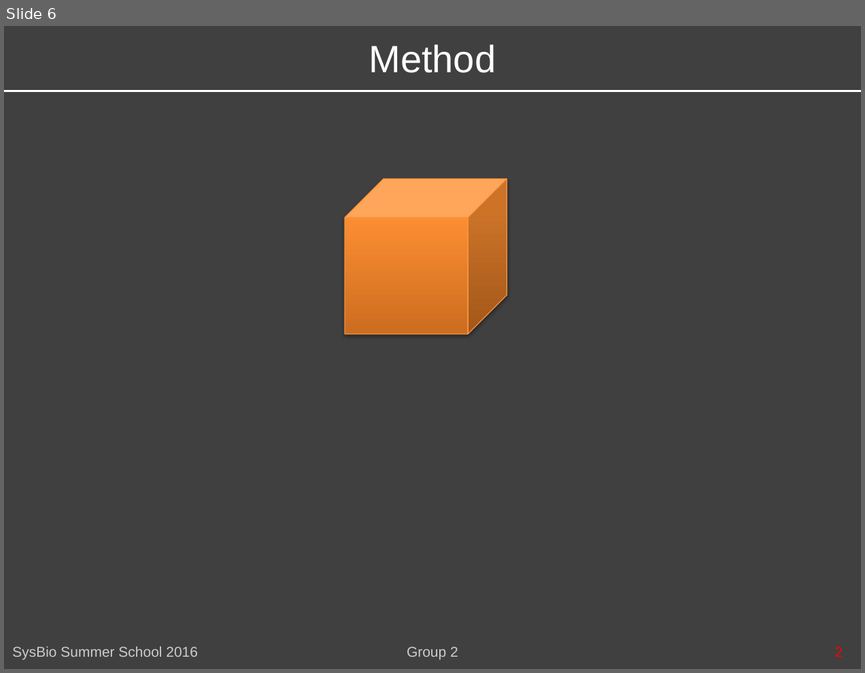
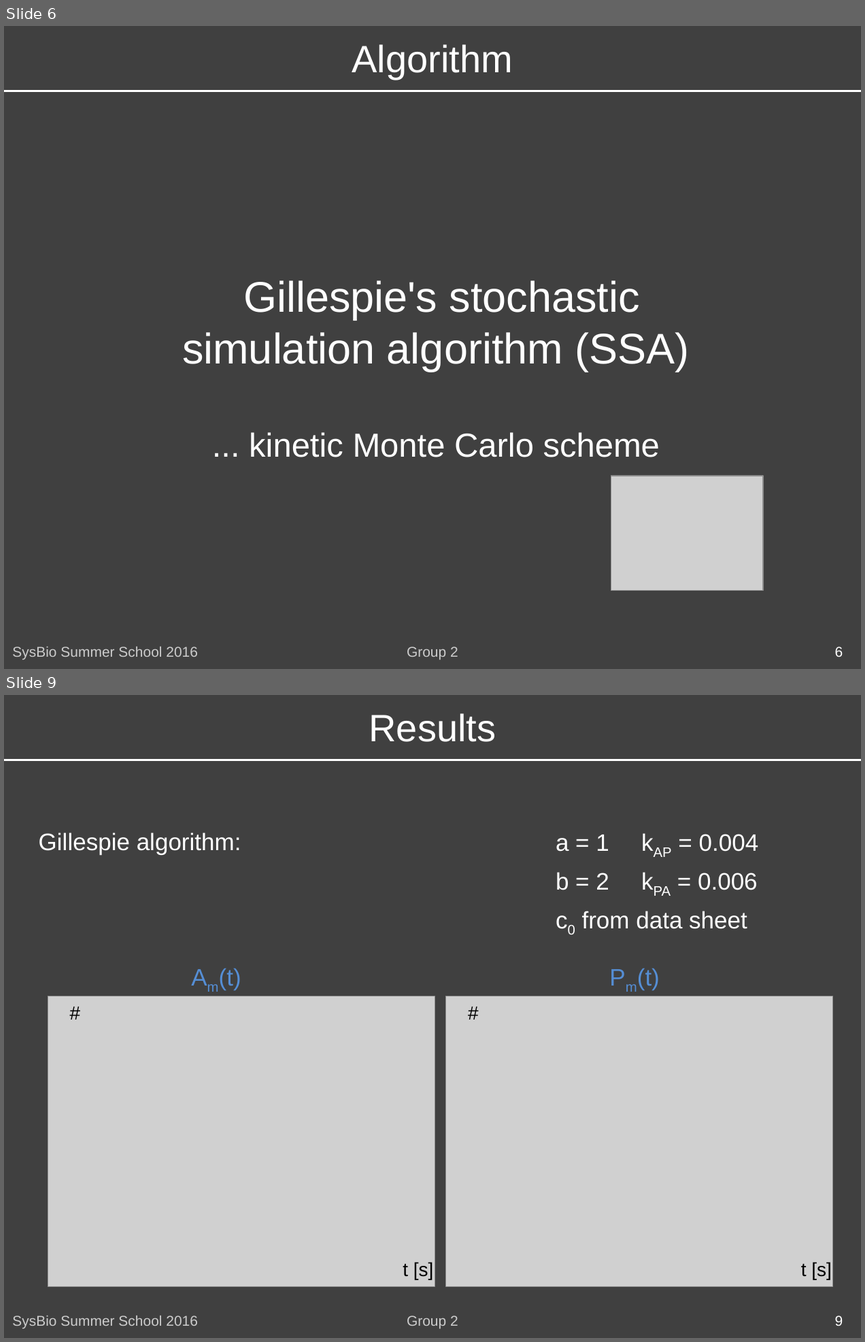
Before and after one commit to FannyGeorgi/SyBioSummerschoolGroup2, a slide deck: SysBioSummerSchoolGroup2.pptx. Shown one above the other, each under a label of ours: slide 6 before the commit, slides 6 and 9 after it; the slides between them are not shown. The pictures are 865x673 and 865x1342 pixels, drawn with LibreOffice and Linux fonts; fonts in the diff are those of the drawing; grey boxes stand for pictures. Boxes give left, top, right and bottom in pixels: in the first picture for what was removed or moved away, otherwise in the second. Text is boxed around its words. In the diff, an @@ line names an element or a change of style, - is before the commit and + after.

```diff
--- a/SysBioSummerSchoolGroup2.pptx
+++ b/SysBioSummerSchoolGroup2.pptx
@@ slide 9 added at [4,695,861,1338], background #404040 @@
@@ text added at [368,713,496,742], 32 pt, text #FFFFFF @@
+Results
@@ line added from (4, 760) to (861, 760), #FFFFFF 1.5 pt @@
@@ text added at [39,832,241,854], 20 pt, text #FFFFFF @@
+Gillespie algorithm:
@@ text added at [555,834,759,929], 20 pt, text #FFFFFF @@
+a = 1 kAP = 0.004
+b = 2 kPA = 0.006
+c0 from data sheet
@@ text added at [219,968,241,990], 20 pt, text #558ED5 @@
+Am(t)
@@ text added at [637,968,660,990], 20 pt, text #558ED5 @@
+Pm(t)
@@ picture added at [48,996,434,1286] @@
@@ text added at [61,996,146,1083], 16 pt, text #000000 @@
+#
@@ picture added at [446,996,832,1286] @@
@@ text added at [459,996,544,1083], 16 pt, text #000000 @@
+#
@@ text added at [402,1261,433,1279], 16 pt, text #000000 @@
+t [s]
@@ text added at [801,1261,831,1279], 16 pt, text #000000 @@
+t [s]
@@ text added at [12,1315,198,1329], 12 pt, text #CCCCCC @@
+SysBio Summer School 2016
@@ text added at [407,1315,458,1329], 12 pt, text #CCCCCC @@
+Group 2
@@ text added at [835,1315,843,1325], 12 pt, text #FFFFFF @@
+9
@@ slide 6 changed as well @@
@@ text at [352,44,513,80]: text changed @@
-Method
+Algorithm
@@ cube removed at [345,178,507,333] @@
@@ text added at [182,280,689,457], 36 pt, text #FFFFFF @@
+Gillespie's stochastic simulation algorithm (SSA)
+... kinetic Monte Carlo scheme
@@ picture added at [611,476,763,590] @@
@@ text at [835,646,843,656]: text changed; text colour #FF0000 to #FFFFFF @@
-2
+6
```
Also in this commit, not shown: 9 other slides changed, 4 other slides added, 1 slide removed, 4 other files.
